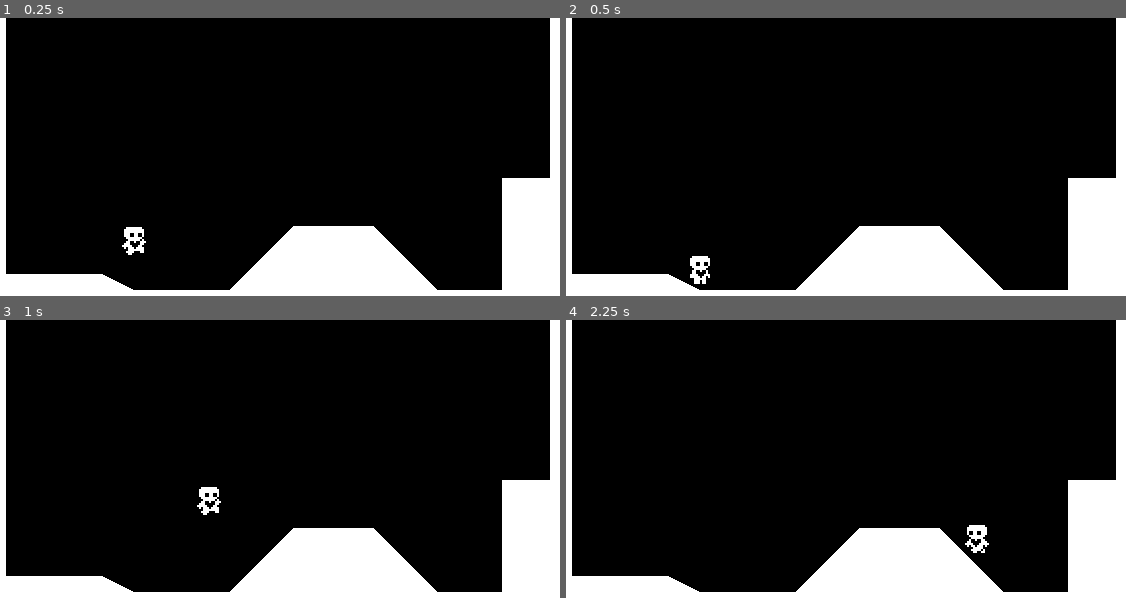
Above: before the commit, frames 1-4 (two rows, left to right).
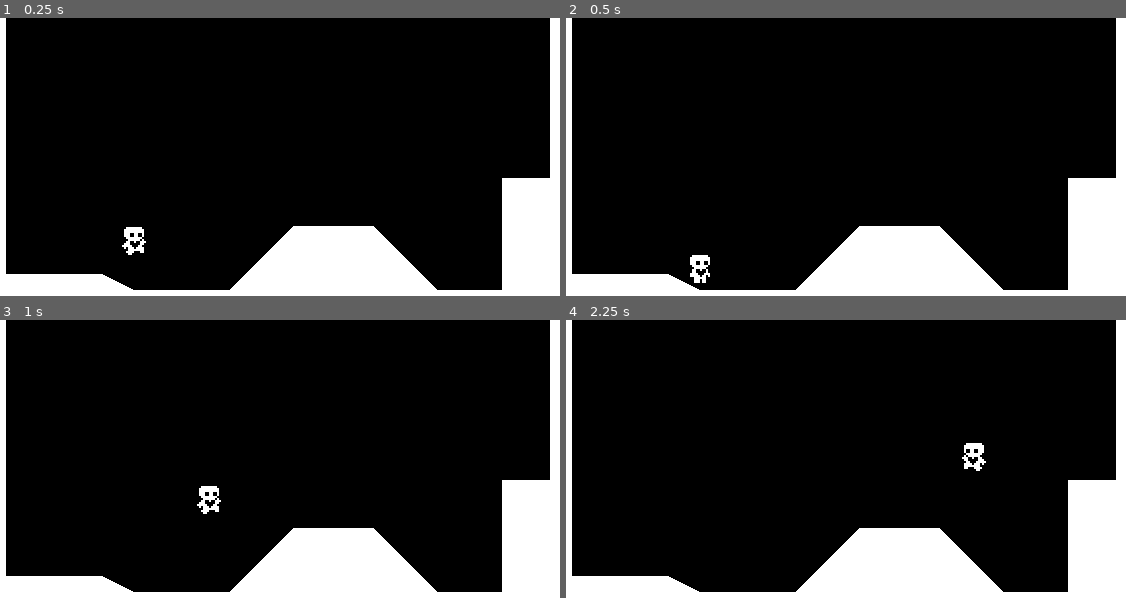
Above: after the commit, the same moments.

Repository: mubinulhaque/SimplePlatformer
Game: Godot game, scene res://world.tscn
Two runs of this game, one before a commit and one after it. Both use one fixed random seed, a clock stepped at 60 frames per second and the inputs below.
Inputs:
- Up to frame 1 (0.25 s): no input
- Up to frame 2 (0.5 s): no input
- Up to frame 3 (1 s): tap Enter (ui_accept) at 0.5, 0.6, 0.77 s; hold Right (ui_right) from 0.53 s (still down)
- Up to frame 4 (2.25 s): tap Enter (ui_accept) at 1.07, 1.35, 1.52, 1.82, 2.1 s; release Right (ui_right) at 2.03 s; hold Left (ui_left) from 2.03 s (still down)

Frame 1 is identical in both runs. In frame 2, less than 0.1% of the frame differs, in the area x 22-26%, y 85-96%; in frame 3, less than 0.1%; in frame 4, 0.5%, in the area x 70-76%, y 44-84%.

Commit message:
Added Coyote Time
Added a 0.2 second window where the player can jump while falling to make jumping feel better

Diff:
--- a/player.gd
+++ b/player.gd
@@ -6,6 +6,7 @@
 const JUMP_VELOCITY = -300.0
 
 @onready var sprite = $AnimatedSprite2D
+@onready var coyote_jump_timer = $CoyoteJumpTimer
 
 # Get the gravity from the project settings to be synced with RigidBody nodes.
 var gravity = ProjectSettings.get_setting("physics/2d/default_gravity")
@@ -16,7 +17,7 @@
 		velocity.y += gravity * delta
 
 	# Handle Jump.
-	if is_on_floor() and Input.is_action_just_pressed("ui_accept"):
+	if (is_on_floor() or coyote_jump_timer.time_left > 0.0) and Input.is_action_just_pressed("ui_accept"):
 		velocity.y = JUMP_VELOCITY
 
 	# Get the input direction and handle the movement/deceleration.
@@ -30,6 +31,14 @@
 		velocity.x = move_toward(velocity.x, 0, FRICTION * delta)
 		sprite.play("idle")
 
+	#Change the sprite animation to be jumping if in the air
+	#This has to be after the movement code, otherwise the "run" animation can ovveride the animation
 	if not is_on_floor():
 		sprite.play("jump")
+
+	#Moving while accounting for Coyote Time
+	var was_on_floor = is_on_floor()
 	move_and_slide()
+	var just_left_ground = was_on_floor and not is_on_floor() and velocity.y >= 0 #Has the player just left the ground and now falling
+	if just_left_ground:
+		coyote_jump_timer.start()
--- a/player.tscn
+++ b/player.tscn
@@ -78,7 +78,7 @@
 }]
 
 [sub_resource type="RectangleShape2D" id="RectangleShape2D_qijer"]
-size = Vector2(8, 16)
+size = Vector2(10, 16)
 
 [node name="Player" type="CharacterBody2D"]
 script = ExtResource("1_ix58f")
@@ -92,3 +92,7 @@
 [node name="CollisionShape2D" type="CollisionShape2D" parent="."]
 position = Vector2(0, -8)
 shape = SubResource("RectangleShape2D_qijer")
+
+[node name="CoyoteJumpTimer" type="Timer" parent="."]
+wait_time = 0.2
+one_shot = true
